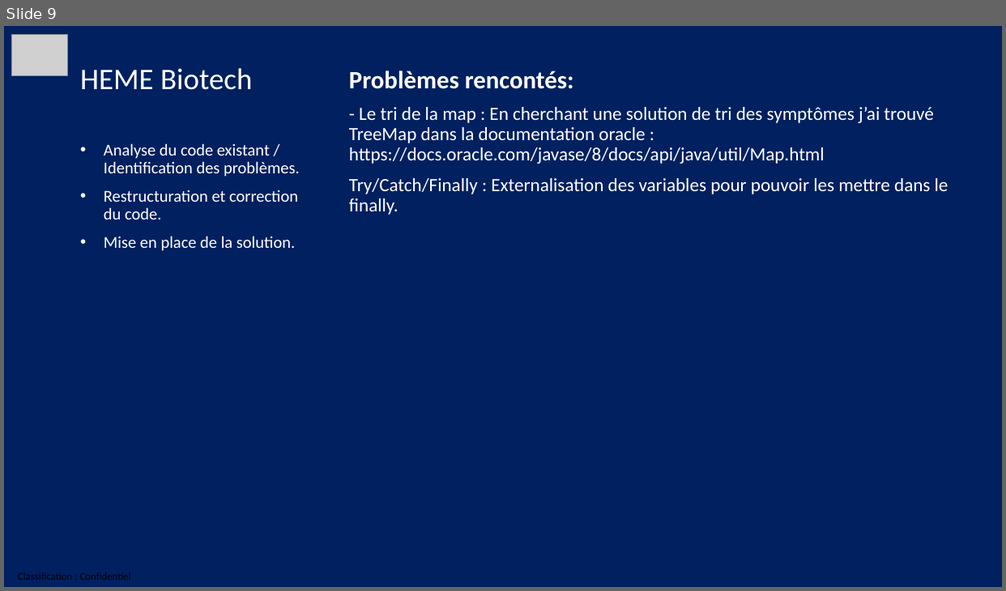
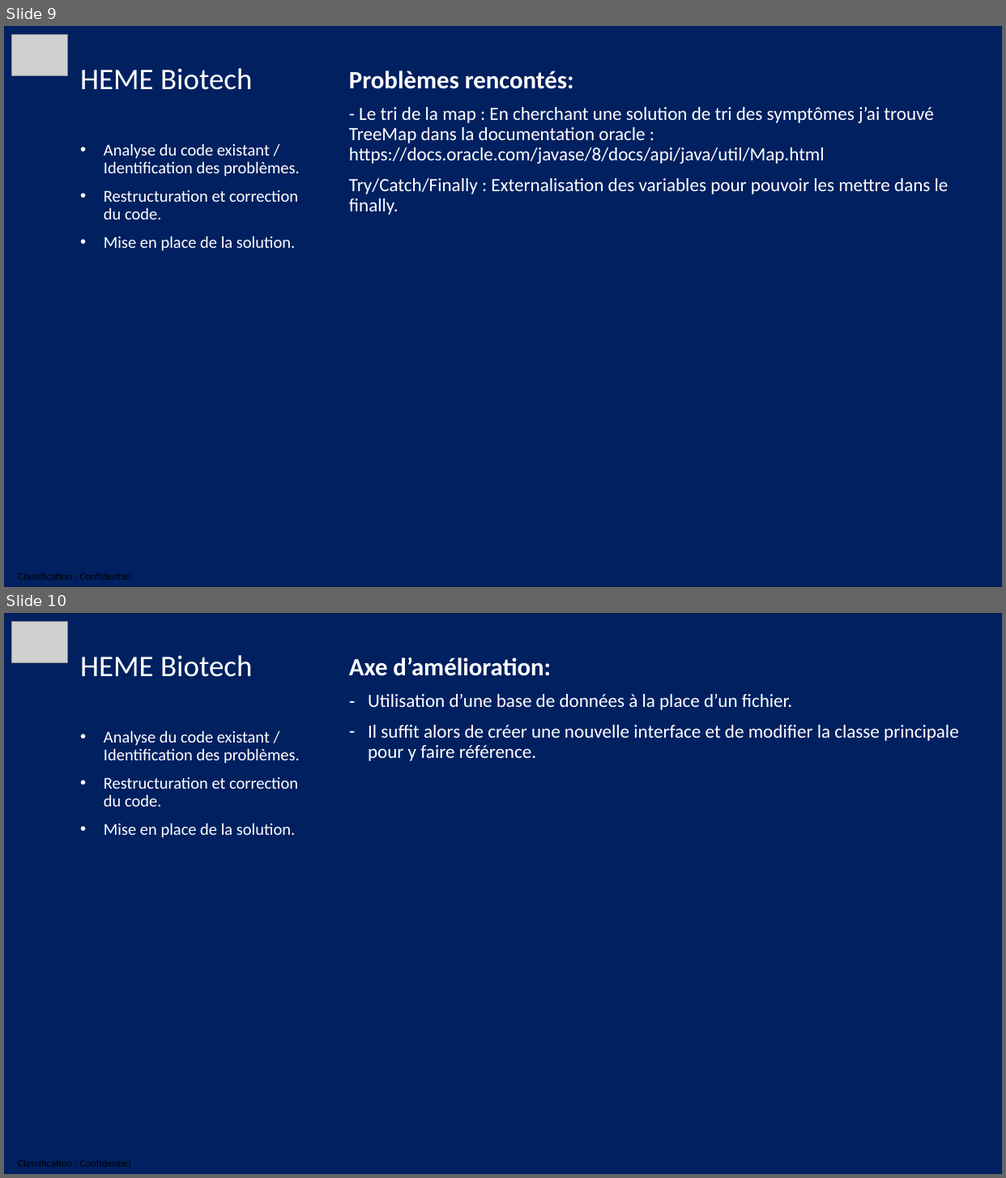
Before and after one commit to Ludo76190/P2_Heme_Biotech, a slide deck: Projet Heme Biotech.pptx. Shown one above the other, each under a label of ours: slide 9 before the commit, slides 9 and 10 after it. The pictures are 1006x591 and 1006x1178 pixels, drawn with LibreOffice and Linux fonts; fonts in the diff are those of the drawing; grey boxes stand for pictures. Boxes give left, top, right and bottom in pixels: in the first picture for what was removed or moved away, otherwise in the second. Text is boxed around its words. In the diff, an @@ line names an element or a change of style, - is before the commit and + after.

Commit message:
correction de la présentation

```diff
--- a/Projet Heme Biotech.pptx
+++ b/Projet Heme Biotech.pptx
@@ slide 10 added at bbox=[4, 613, 1002, 1174], background #002060 @@
@@ picture added at bbox=[11, 622, 68, 663] @@
@@ title added at bbox=[80, 655, 252, 677], 28.8 pt, text #FFFFFF @@
+HEME Biotech
@@ text added at bbox=[349, 657, 959, 761], 18 pt, text #FFFFFF @@
+Axe d’amélioration:
+– Utilisation d’une base de données à la place d’un fichier.
+– Il suffit alors de créer une nouvelle interface et de modifier la classe principale pour y faire référence.
@@ text added at bbox=[104, 730, 300, 838], 16 pt, text #FFFFFF @@
+• Analyse du code existant / Identification des problèmes.
+• Restructuration et correction du code.
+• Mise en place de la solution.
```
